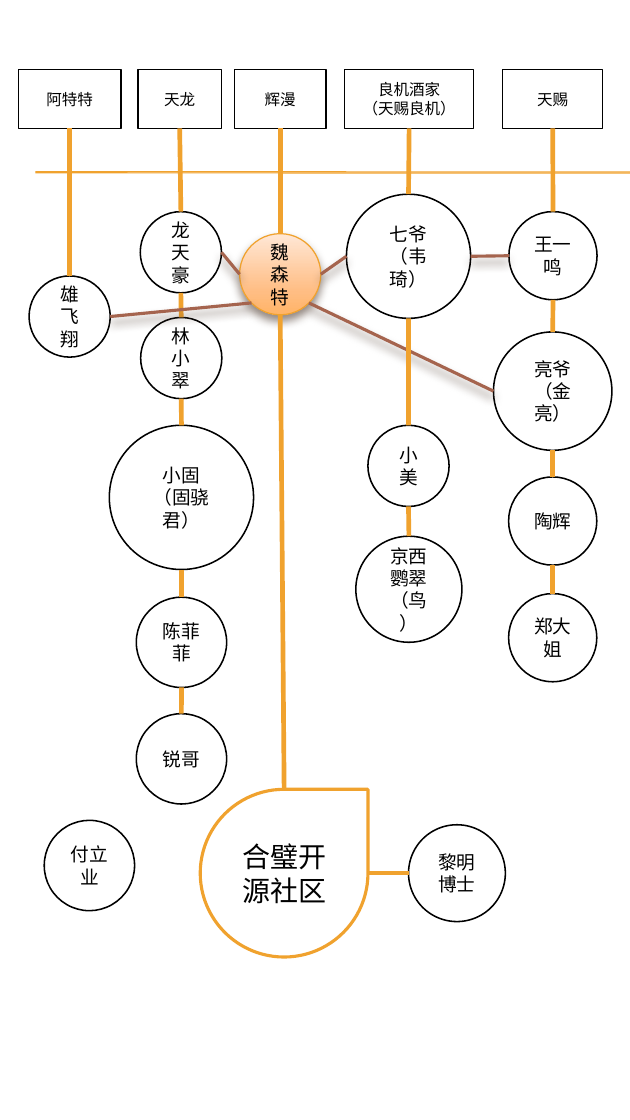
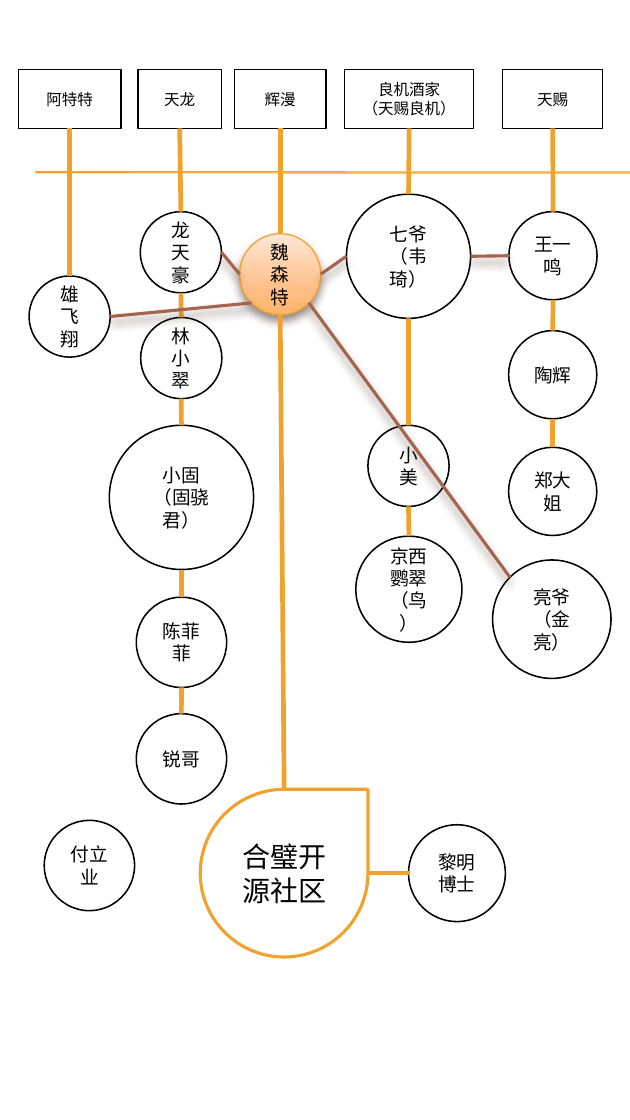
Before and after one commit to VincentWei/Legend-of-Coding, a slide deck: slide 2 of pr-diagram-2.pptx. Drawn at 630x1120 pixels with LibreOffice and Linux fonts; fonts in the diff are those of the drawing; background and template pictures are left out. Boxes give left, top, right and bottom in pixels: in the first picture for what was removed or moved away, otherwise in the second. Text is boxed around its words. In the diff, an @@ line names an element or a change of style, - is before the commit and + after.

```diff
--- a/pr-diagram-2.pptx
+++ b/pr-diagram-2.pptx
@@ line moved from (309, 304) - (494, 391) to (309, 304) - (510, 577) @@
@@ 2 ellipses, 1 line moved together from (x1=509, y1=478, x2=597, y2=683) to (x1=509, y1=331, x2=597, y2=536) @@
@@ line removed from (554, 478) to (554, 451) @@
@@ ellipse "亮爷" moved from (x1=494, y1=332, x2=613, y2=451) to (x1=493, y1=560, x2=612, y2=679) @@
```
Also in this commit, not shown: 2 other slides changed, 2 slides added.
